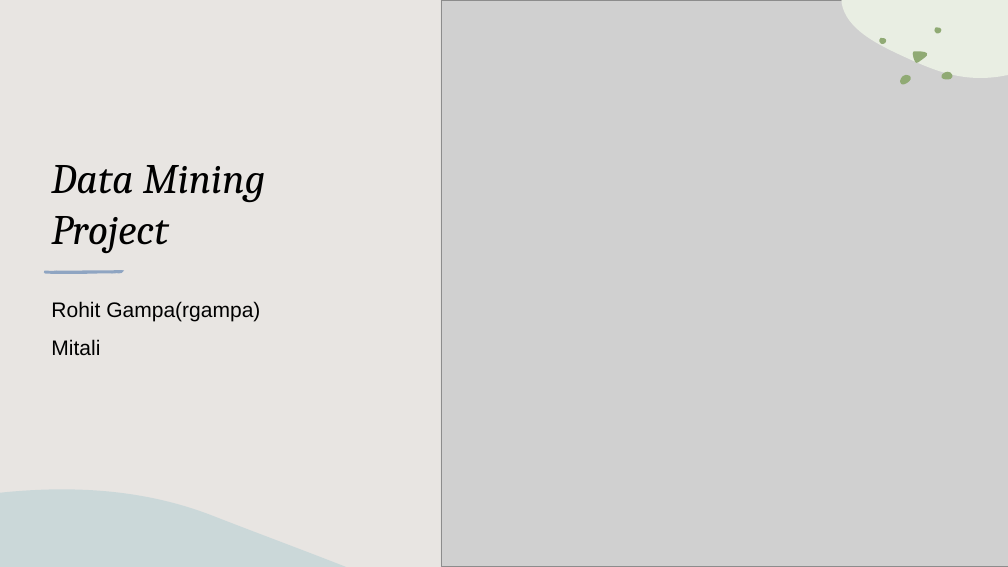
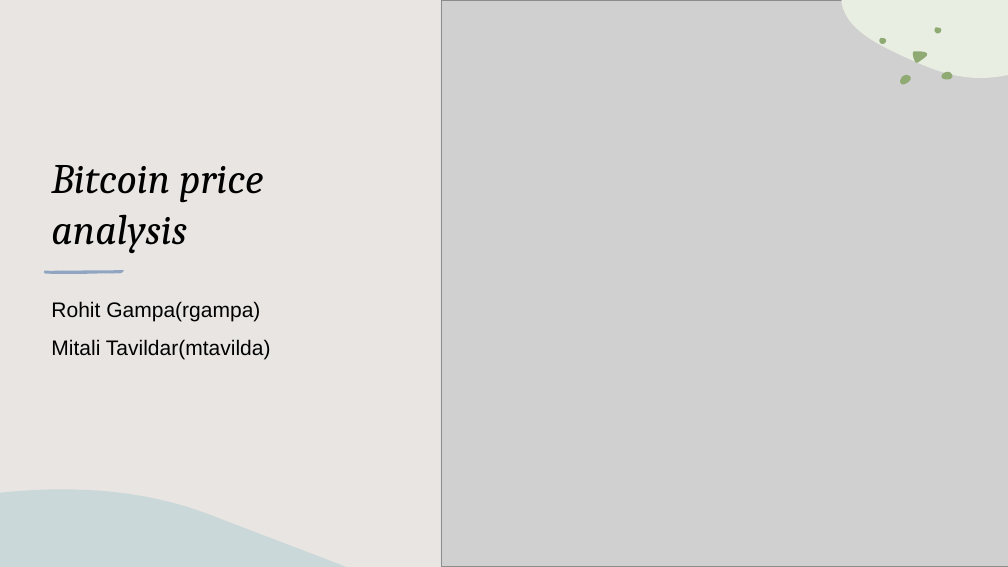
Before and after one commit to gamparohit/bitcoin, a slide deck: slide 1 of Data Mining Project.pptx. Drawn at 1008x567 pixels with LibreOffice and Linux fonts; fonts in the diff are those of the drawing; grey boxes stand for pictures. Boxes give left, top, right and bottom in pixels: in the first picture for what was removed or moved away, otherwise in the second. Text is boxed around its words. In the diff, an @@ line names an element or a change of style, - is before the commit and + after.

```diff
--- a/Data Mining Project.pptx
+++ b/Data Mining Project.pptx
@@ title at [51,165,263,253]: text changed @@
-Data Mining Project
+Bitcoin price analysis
@@ subtitle at [51,339,271,360]: text changed @@
-Mitali
+Mitali Tavildar(mtavilda)
```
Also in this commit, not shown: 1 other slide changed, 4 slides added.
